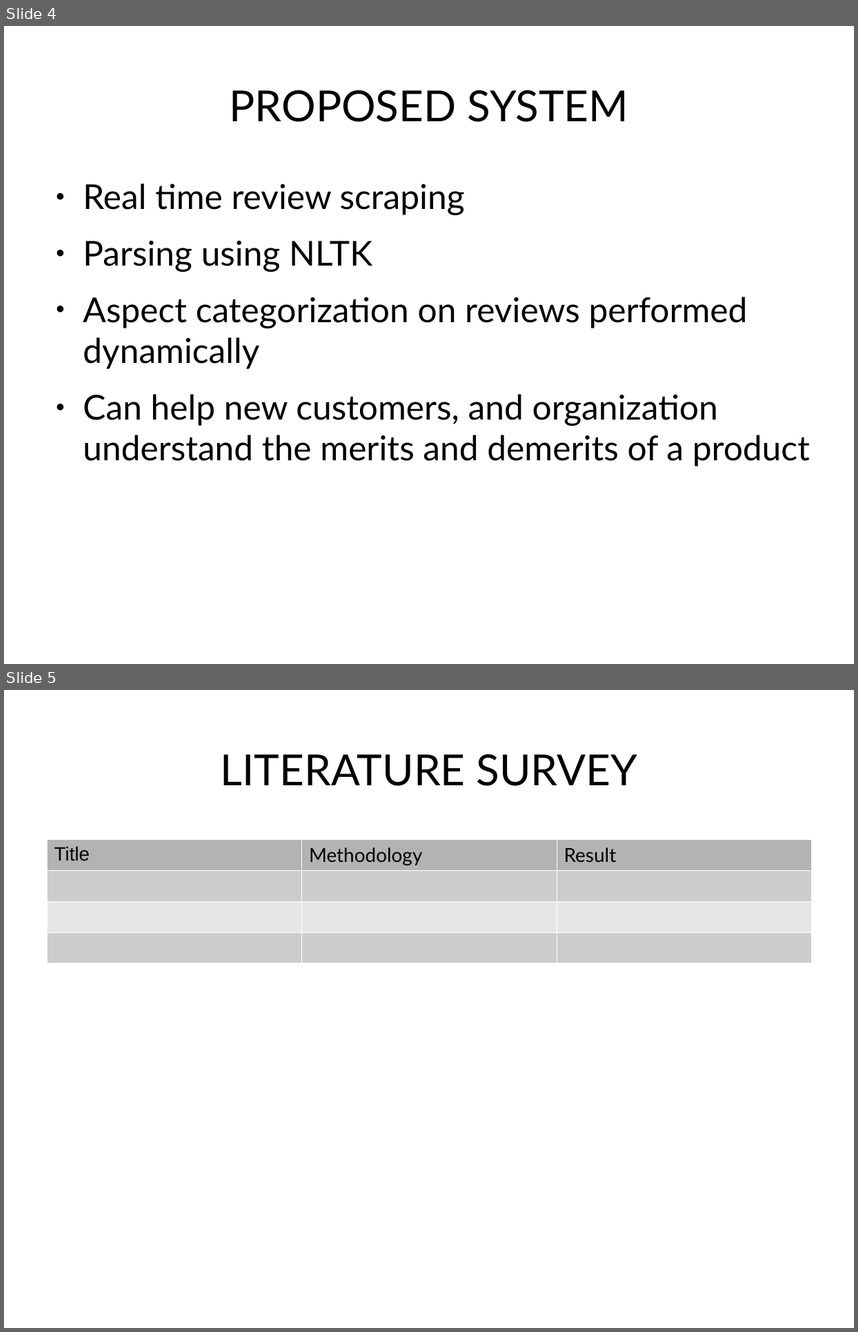
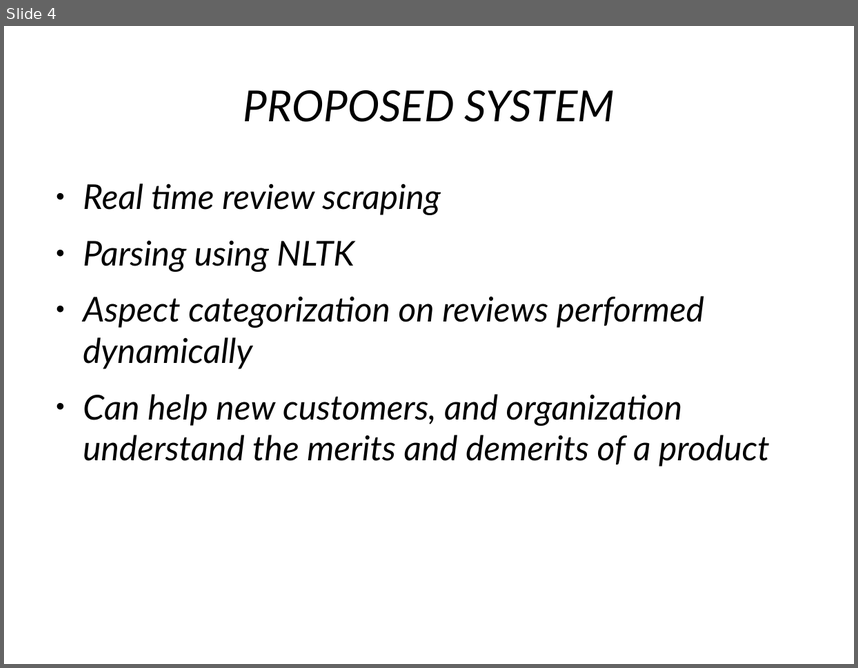
Before and after one commit to pranithkumar/Aspect-Based-Sentiment-Analysis, a slide deck: Aspect based Senti analysis/documentation/project review 1/proj_review.odp. Shown one above the other, each under a label of ours: slides 4 and 5 before the commit, slide 4 after it. The pictures are 858x1332 and 858x668 pixels, drawn with LibreOffice and Linux fonts; fonts in the diff are those of the drawing. Boxes give left, top, right and bottom in pixels: in the first picture for what was removed or moved away, otherwise in the second. Text is boxed around its words. In the diff, an @@ line names an element or a change of style, - is before the commit and + after.

```diff
--- a/Aspect based Senti analysis/documentation/project review 1/proj_review.odp
+++ b/Aspect based Senti analysis/documentation/project review 1/proj_review.odp
@@ slide 5 removed at box(4, 690, 854, 1328), background #FFFFFF @@
@@ title removed at box(221, 754, 637, 786) @@
-LITERATURE SURVEY
@@ table removed at box(46, 839, 813, 958), 4 rows, 3 columns @@
-Title | Methodology | Result
- |  | 
- |  | 
- |  | 
@@ slide 4 changed as well @@
@@ title "PROPOSED SYSTEM" at box(243, 90, 615, 122): italic on @@
@@ text "Real time review scraping" at box(83, 183, 770, 466): italic on @@
```
Also in this commit, not shown: 8 other slides changed, 1 slide added, 1 other slide removed, 16 other files.
